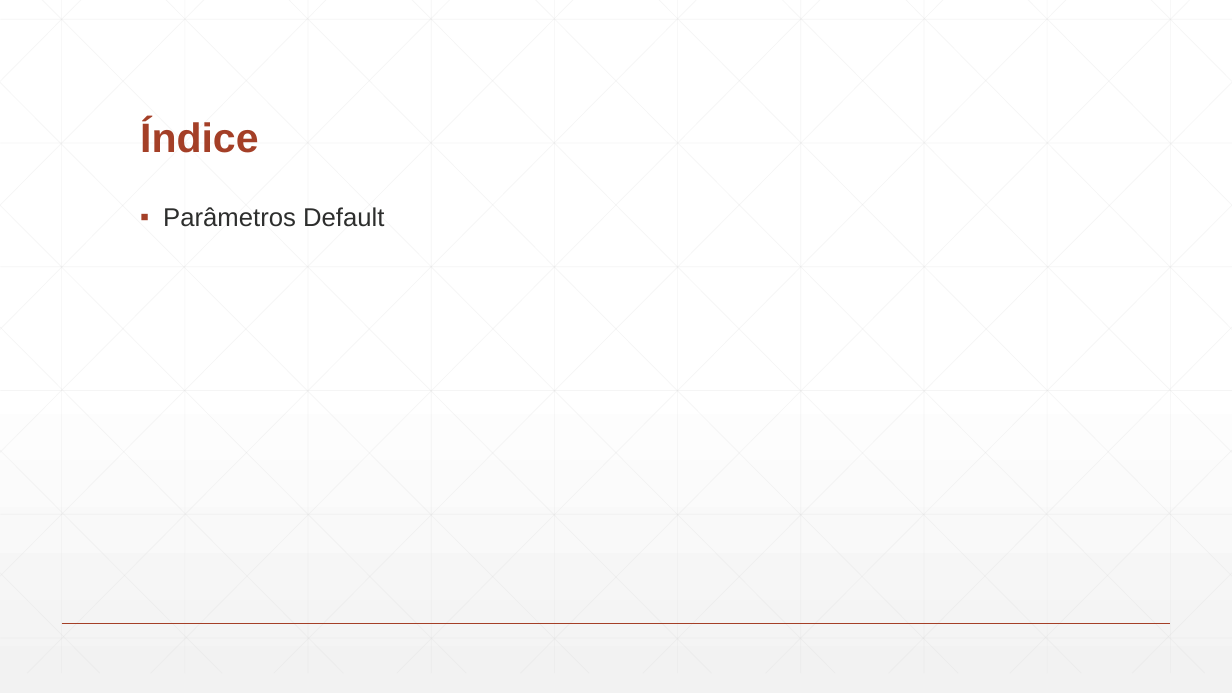
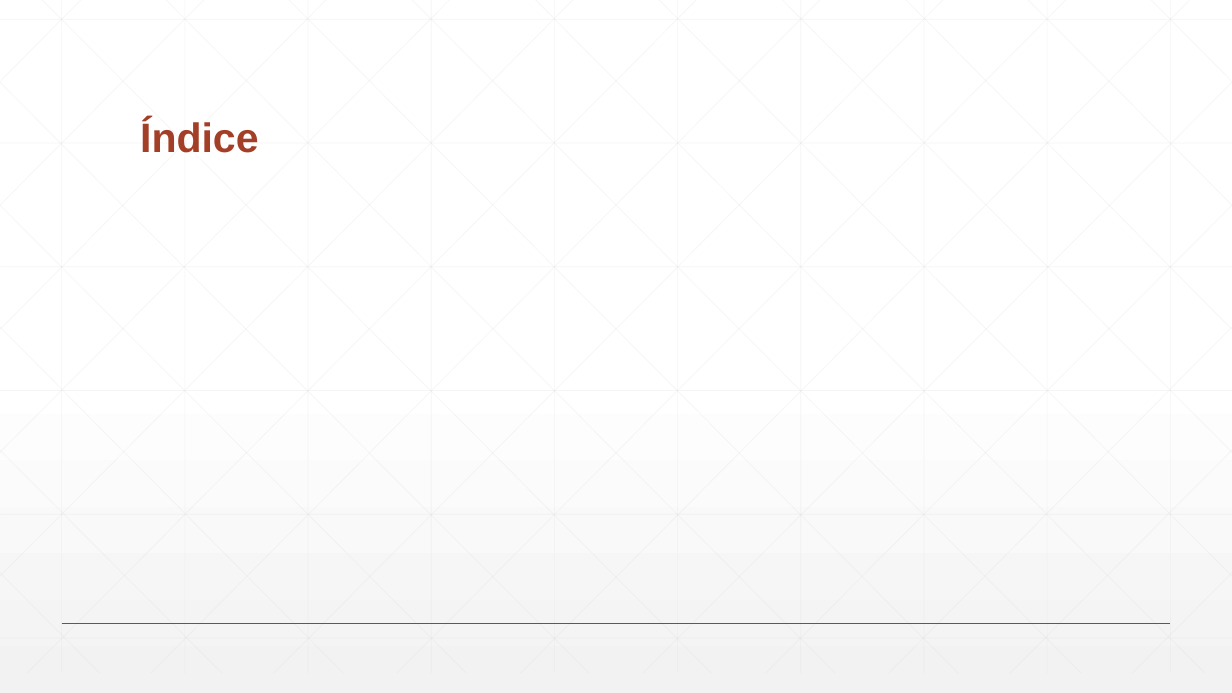
Before and after one commit to Paulitchos/SI_2_TP, a slide deck: slide 2 of Parte_2/DataMining.pptx. Drawn at 1232x693 pixels with LibreOffice and Linux fonts; fonts in the diff are those of the drawing. Boxes give left, top, right and bottom in pixels: in the first picture for what was removed or moved away, otherwise in the second. Text is boxed around its words. In the diff, an @@ line names an element or a change of style, - is before the commit and + after.

```diff
--- a/Parte_2/DataMining.pptx
+++ b/Parte_2/DataMining.pptx
@@ text removed at (x1=163, y1=207, x2=384, y2=227) @@
-▪ Parâmetros Default
```
Also in this commit, not shown: 3 other slides changed, 1 slide added, 3 other files.
